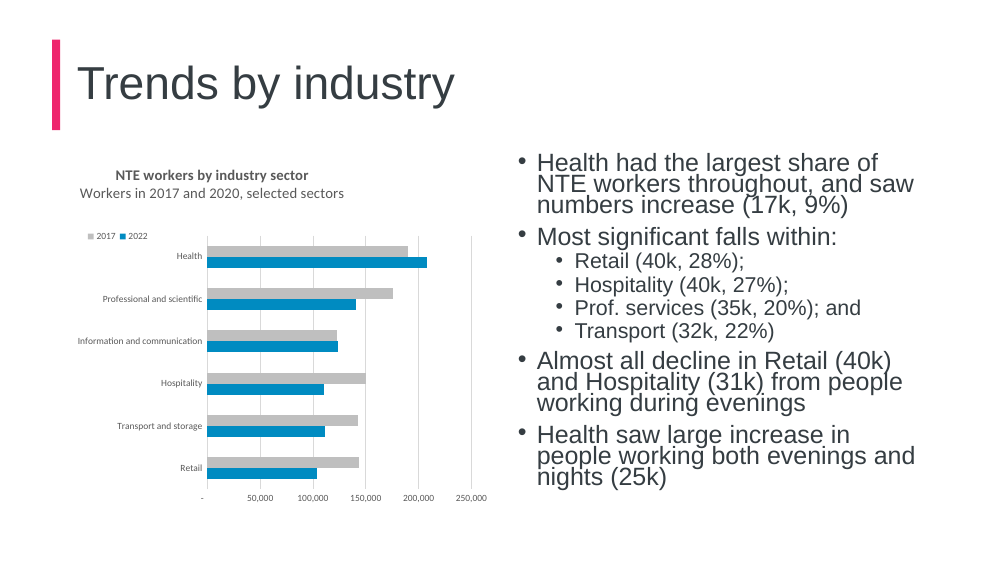
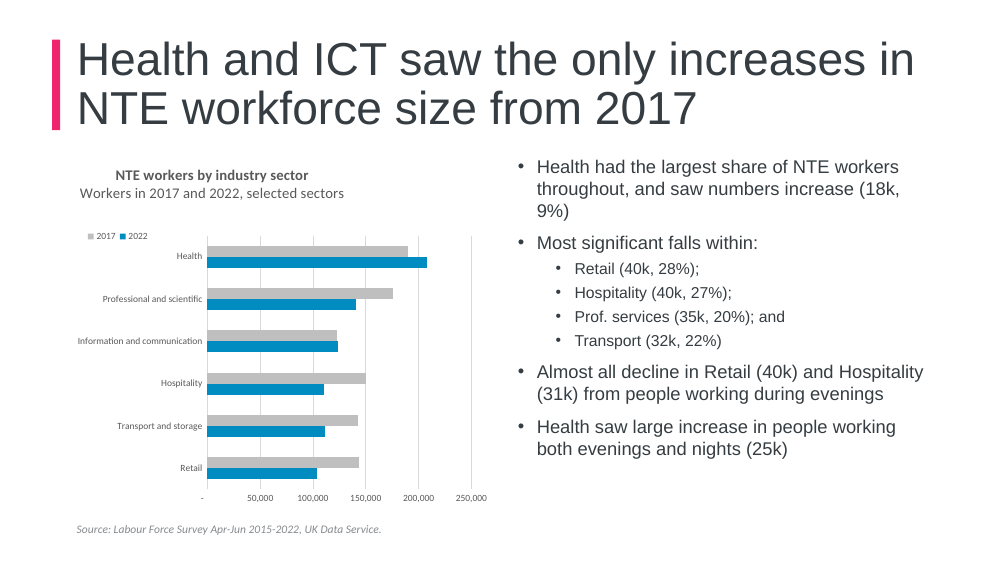
Before and after one commit to ammar-gla/NTE, a slide deck: slide 6 of Non-R/NTE Presentation, GLAE.pptx (slide 4 before the commit). Drawn at 1008x567 pixels with LibreOffice and Linux fonts; fonts in the diff are those of the drawing; background and template pictures are left out. Boxes give left, top, right and bottom in pixels: in the first picture for what was removed or moved away, otherwise in the second. Text is boxed around its words. In the diff, an @@ line names an element or a change of style, - is before the commit and + after.

```diff
--- a/Non-R/NTE Presentation, GLAE.pptx
+++ b/Non-R/NTE Presentation, GLAE.pptx
@@ title at <box>77,41,915,125</box>: text changed @@
-Trends by industry
+Health and ICT saw the only increases in NTE workforce size from 2017
@@ bar chart at <box>70,151,498,511</box> @@
@@ title "NTE workers by industry sector Workers in 2017 and 2020, selected sectors " to "NTE workers by industry sector Workers in 2017 and 2022, selected sectors " @@
@@ text at <box>537,159,900,221</box>: text changed; size 23.8 to 17.5 pt @@
-• Health had the largest share of NTE workers throughout, and saw numbers increase (17k, 9%)
+• Health had the largest share of NTE workers throughout, and saw numbers increase (18k, 9%)
@@ text at <box>537,235,924,459</box>: size 23.8 to 17.5 pt in "Most significant falls within:", "Almost all decline in Retail (40k) and ...", "Health saw large increase in people working ..."; size 20.4 to 15 pt in "Retail (40k, 28%);", "Hospitality (40k, 27%);", "Prof. services (35k, 20%); and", "Transport (32k, 22%)"; line spacing 0.7 to 1 @@
@@ text added at <box>77,525,382,535</box>, 11 pt, text #868B8E, italic @@
+Source: Labour Force Survey Apr-Jun 2015-2022, UK Data Service.
```
Also in this commit, not shown: 8 other slides changed, 3 slides added, 4 other files.
